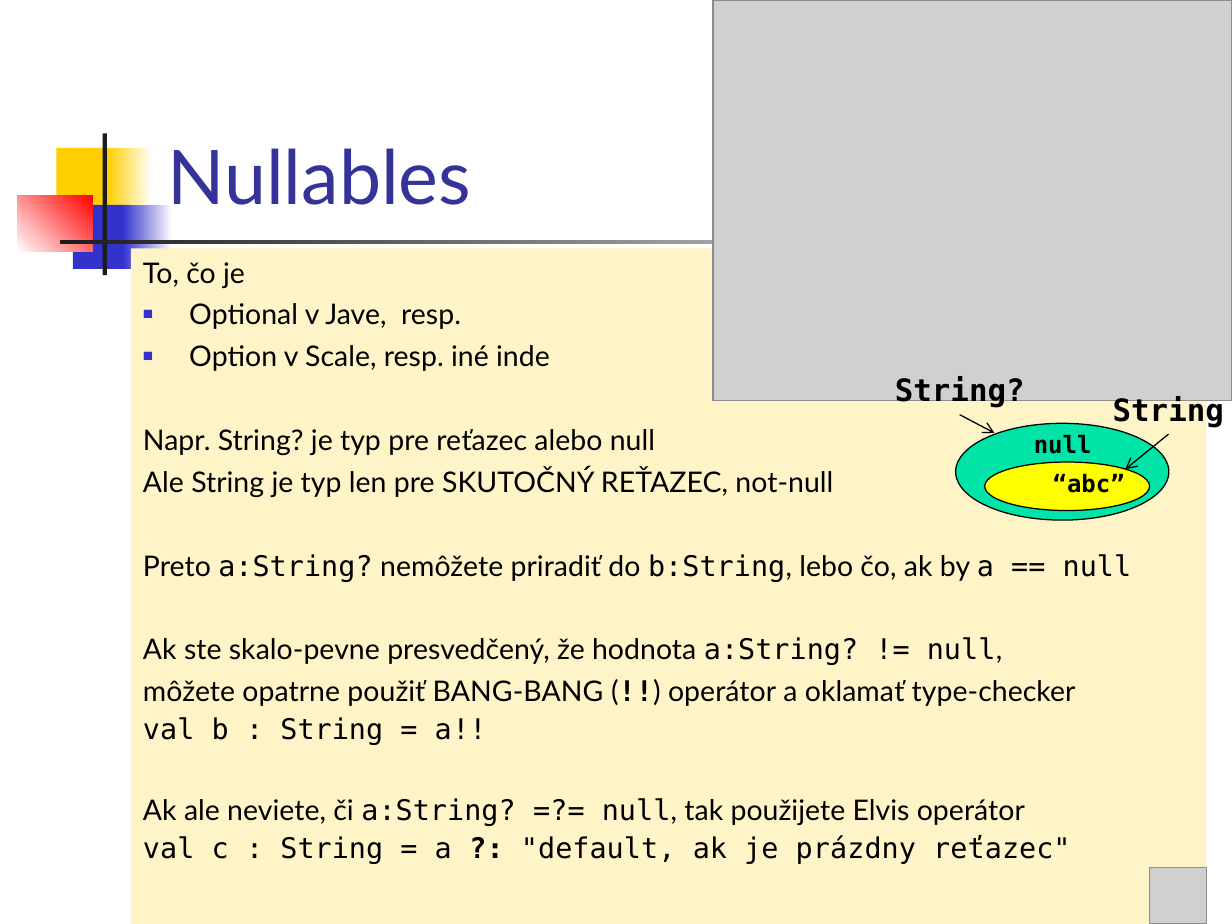
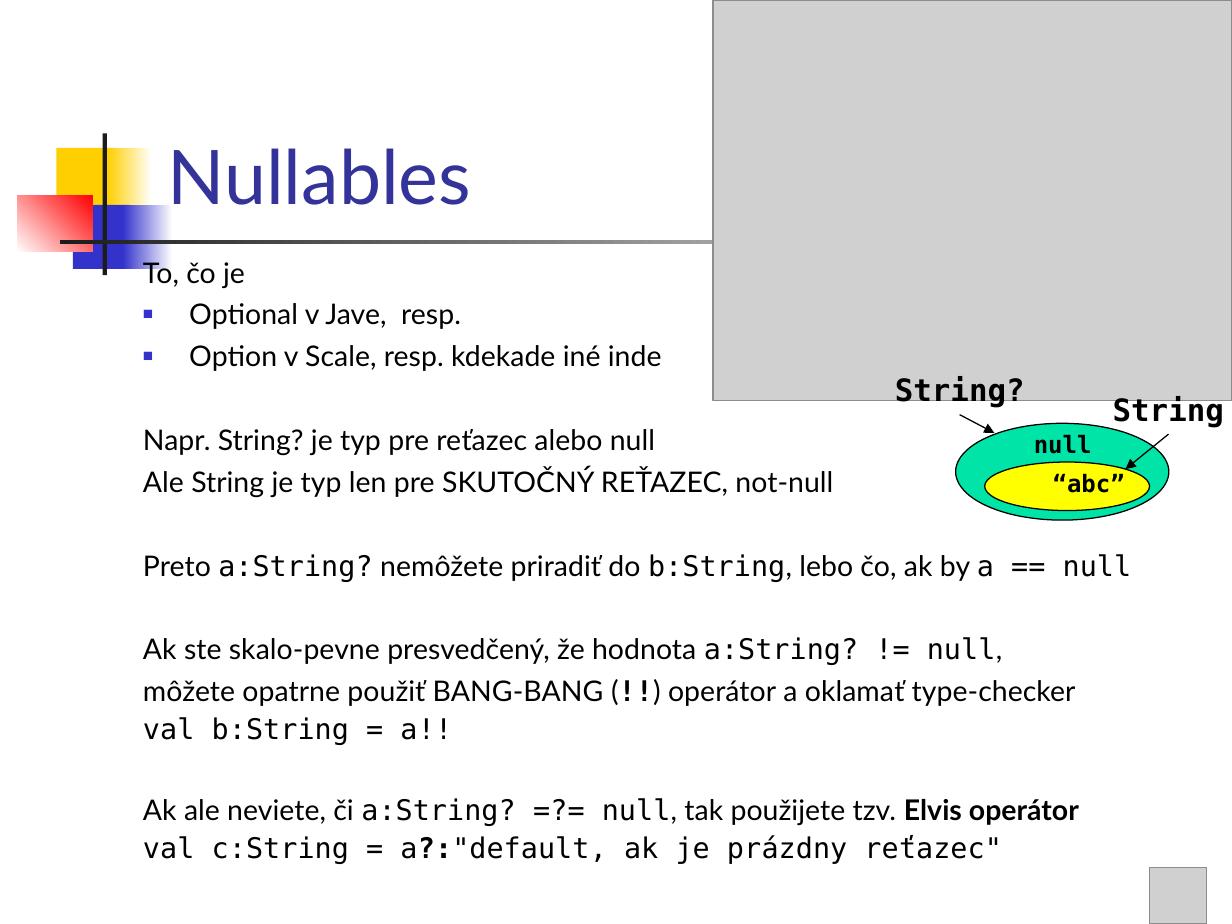
Before and after one commit to vmandro/Prednasky, a slide deck: slide 18 of 04/04_Android.ppt. Drawn at 1232x924 pixels with LibreOffice and Linux fonts; fonts in the diff are those of the drawing; grey boxes stand for pictures. Boxes give left, top, right and bottom in pixels: in the first picture for what was removed or moved away, otherwise in the second. Text is boxed around its words. In the diff, an @@ line names an element or a change of style, - is before the commit and + after.

```diff
--- a/04/04_Android.ppt
+++ b/04/04_Android.ppt
@@ text "To, čo je": place and size @@
-text "To, čo je" at [131,249,1206,924]
+text "To, čo je" at [143,258,1132,864]
@@ text "To, čo je" at [143,258,1132,864]: fill #FFF4C8 to none @@
@@ text at [189,345,662,371]: text changed @@
-■ Option v Scale, resp. iné inde
+■ Option v Scale, resp. kdekade iné inde
@@ arrow (960, 415) - (994, 432): arrowheads changed @@
@@ arrow (1168, 434) - (1126, 469): arrowheads changed @@
@@ text at [143,717,1079,864]: text changed @@
-val b : String = a!!
-Ak ale neviete, či a:String? =?= null, tak použijete Elvis operátor
-val c : String = a ?: "default, ak je prázdny reťazec"
+val b:String = a!!
+Ak ale neviete, či a:String? =?= null, tak použijete tzv. Elvis operátor
+val c:String = a?:"default, ak je prázdny reťazec"
```
Also in this commit, not shown: 23 other slides changed, 1 slide added, 29 slides removed, 1 other file.
